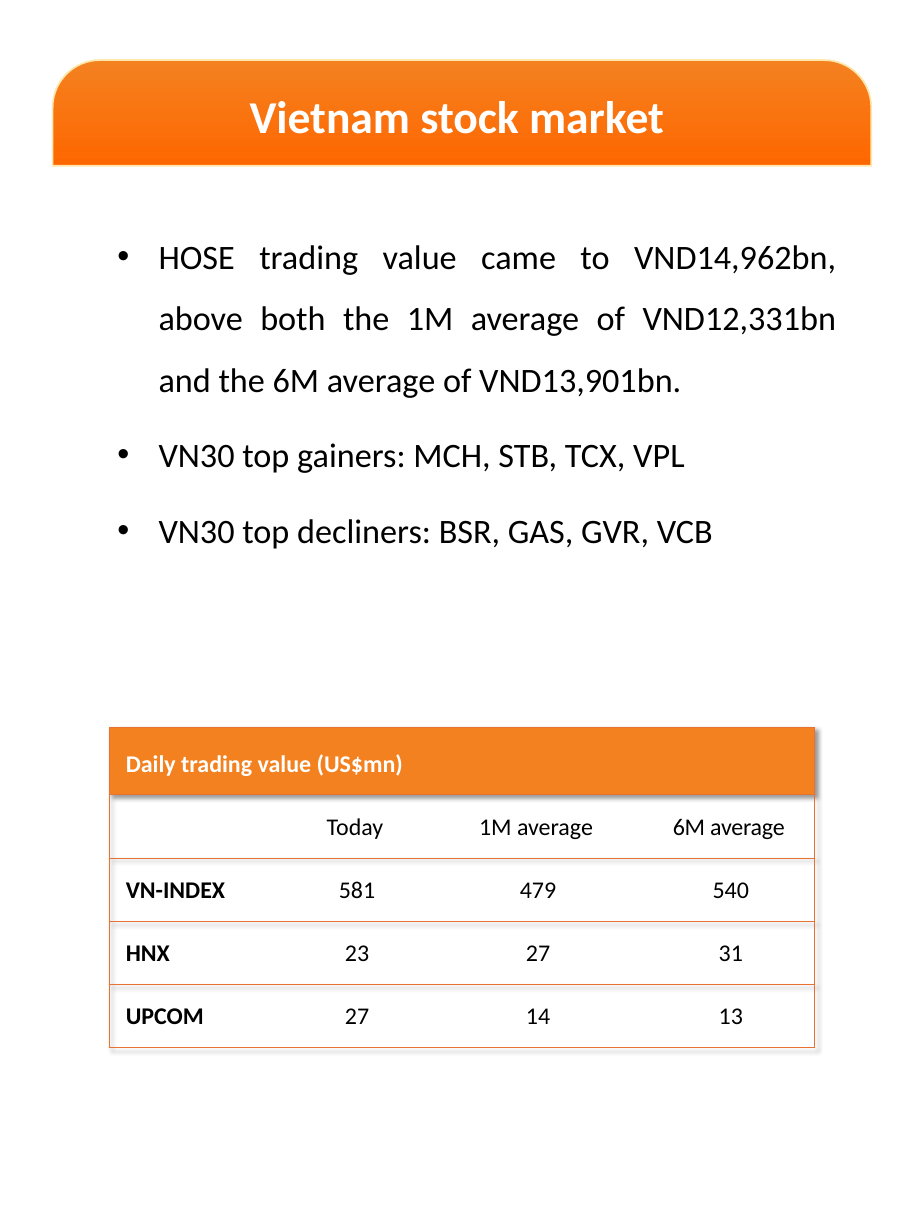
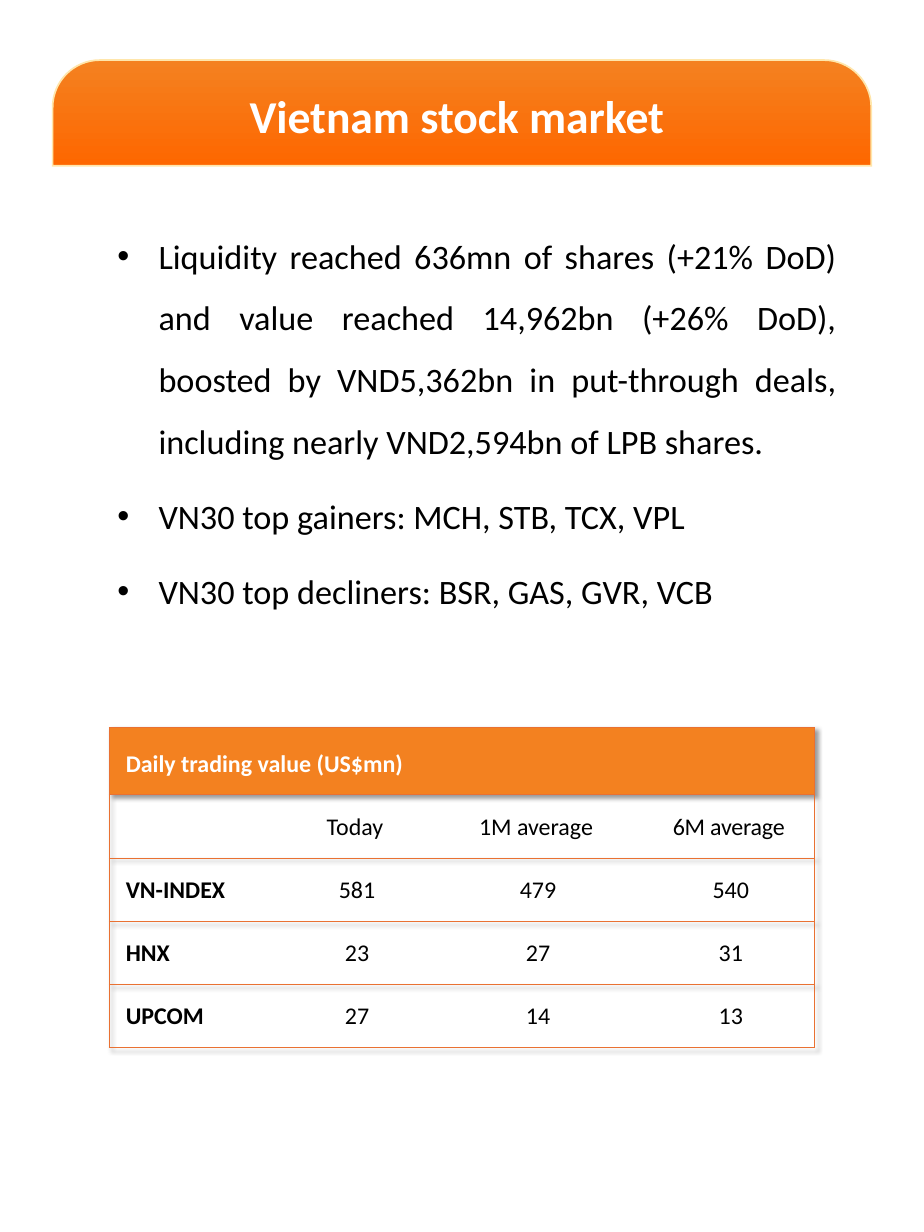
Before and after one commit to datquanton/verbose-guide, a slide deck: slide 3 of DailyReport_Mobile_EN_20261117.pptx. Drawn at 924x1232 pixels with LibreOffice and Linux fonts; fonts in the diff are those of the drawing; background and template pictures are left out. Boxes give left, top, right and bottom in pixels: in the first picture for what was removed or moved away, otherwise in the second. Text is boxed around its words. In the diff, an @@ line names an element or a change of style, - is before the commit and + after.

```diff
--- a/DailyReport_Mobile_EN_20261117.pptx
+++ b/DailyReport_Mobile_EN_20261117.pptx
@@ text at <box>159,244,836,460</box>: text changed @@
-• HOSE trading value came to VND14,962bn, above both the 1M average of VND12,331bn and the 6M average of VND13,901bn.
+• Liquidity reached 636mn of shares (+21% DoD) and value reached 14,962bn (+26% DoD), boosted by VND5,362bn in put-through deals, including nearly VND2,594bn of LPB shares.
```
Also in this commit, not shown: 1 other slide changed.
